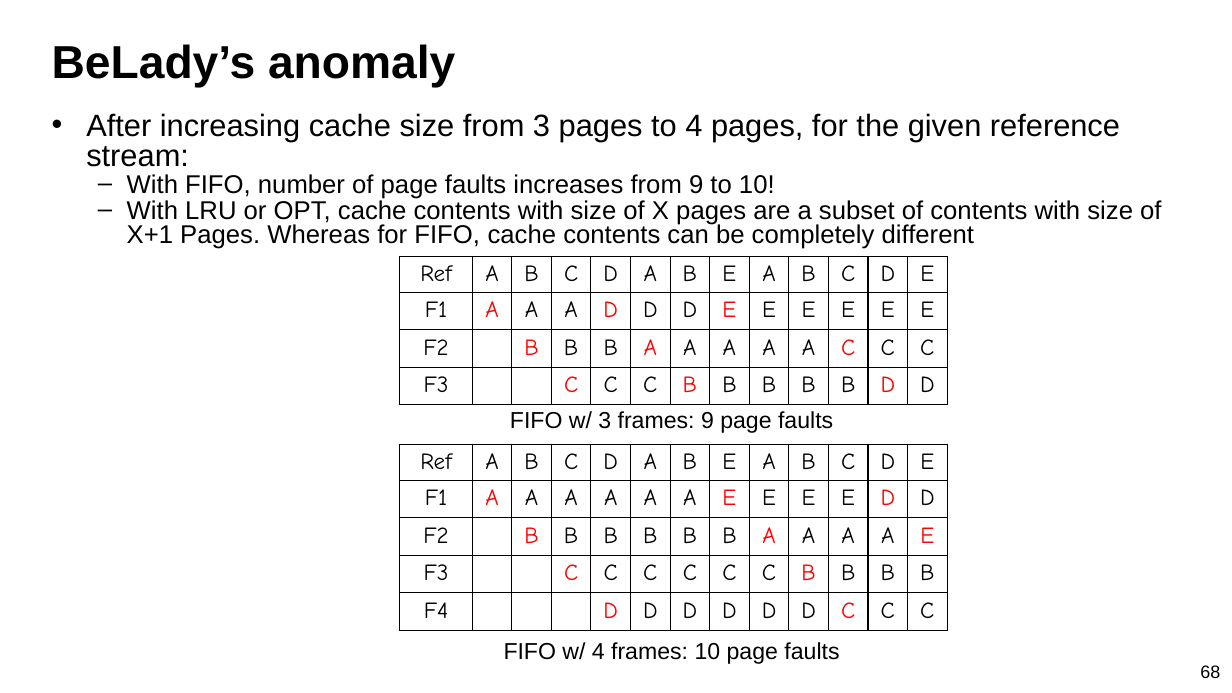
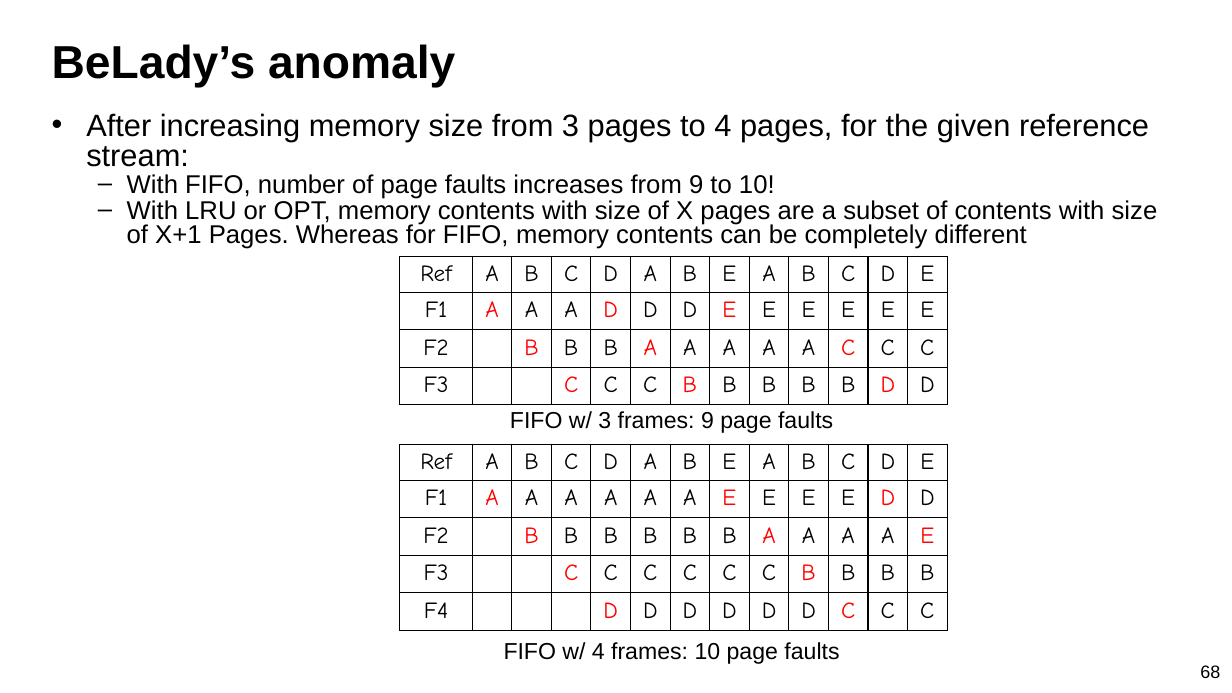
Before and after one commit to guhofstra/CSC256Fa25, a slide deck: slide 68 of PPTs/L8-Memory System II Paging.pptx. Drawn at 1232x693 pixels with LibreOffice and Linux fonts; fonts in the diff are those of the drawing. Boxes give left, top, right and bottom in pixels: in the first picture for what was removed or moved away, otherwise in the second. Text is boxed around its words. In the diff, an @@ line names an element or a change of style, - is before the commit and + after.

```diff
--- a/PPTs/L8-Memory System II Paging.pptx
+++ b/PPTs/L8-Memory System II Paging.pptx
@@ text at <box>86,113,1149,167</box>: text changed @@
-• After increasing cache size from 3 pages to 4 pages, for the given reference stream:
+• After increasing memory size from 3 pages to 4 pages, for the given reference stream:
@@ text at <box>127,198,1158,249</box>: text changed @@
-  – With LRU or OPT, cache contents with size of X pages are a subset of contents with size of X+1 Pages. Whereas for FIFO, cache contents can be completely different
+  – With LRU or OPT, memory contents with size of X pages are a subset of contents with size of X+1 Pages. Whereas for FIFO, memory contents can be completely different
```
Also in this commit, not shown: 4 other slides changed, 3 other files.
